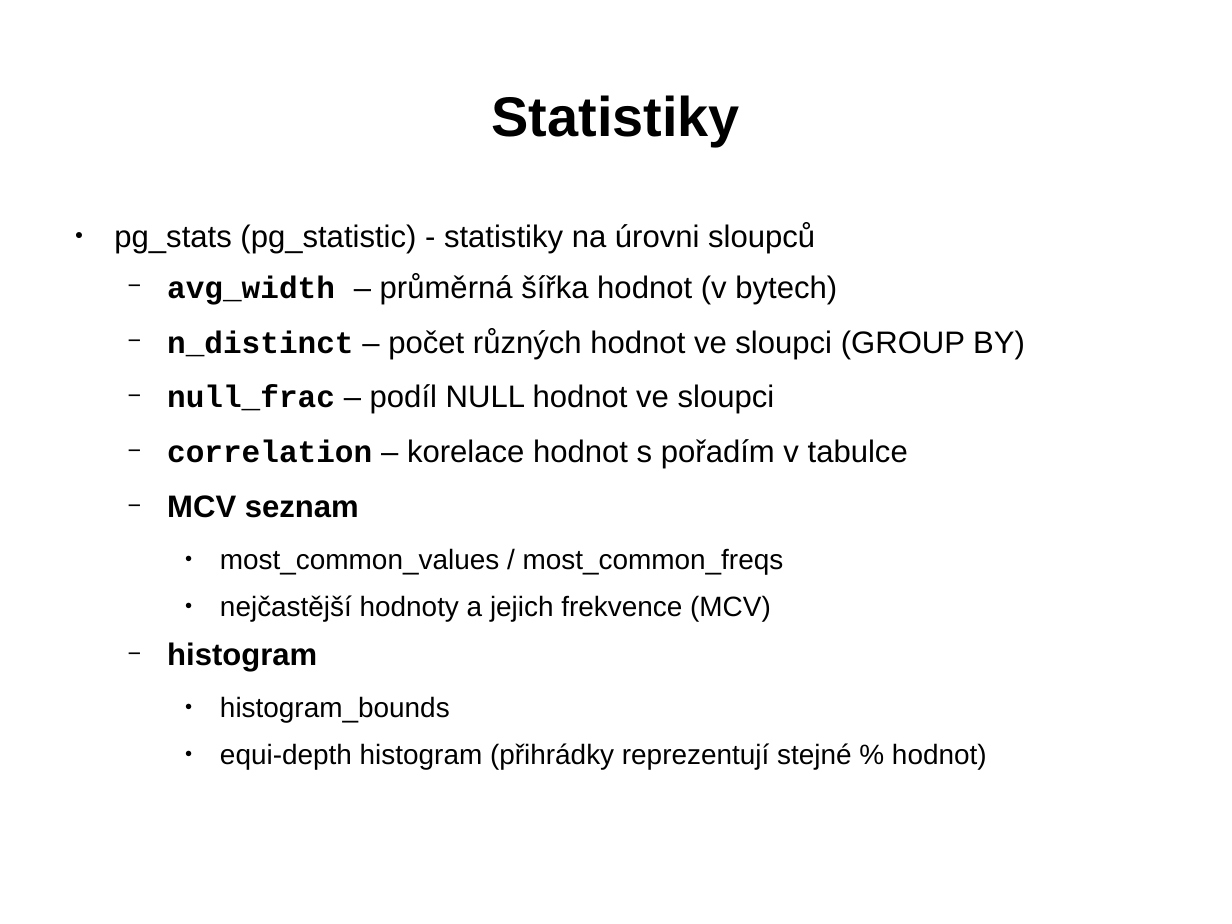
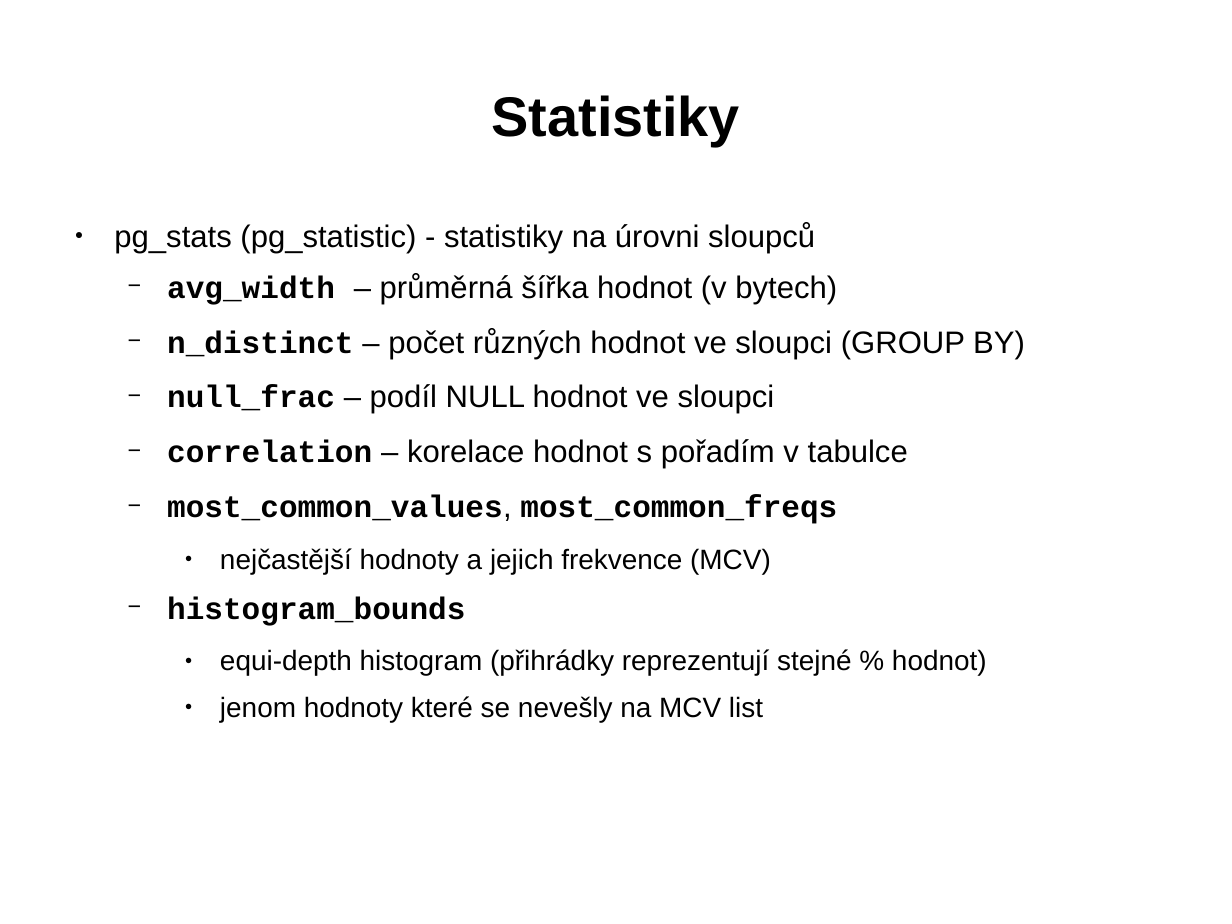
Before and after one commit to tvondra/explain_training, a slide deck: slide 15 of explain-training.odp (slide 17 before the commit). Drawn at 1232x924 pixels with LibreOffice and Linux fonts; fonts in the diff are those of the drawing. Boxes give left, top, right and bottom in pixels: in the first picture for what was removed or moved away, otherwise in the second. Text is boxed around its words. In the diff, an @@ line names an element or a change of style, - is before the commit and + after.

```diff
--- a/explain-training.odp
+++ b/explain-training.odp
@@ text at bbox=[167, 495, 837, 524]: text changed; size 18 to 20 pt; font Arial to Courier New; bold on @@
-  − MCV seznam
-    ● most_common_values / most_common_freqs
+  − most_common_values, most_common_freqs
@@ text at bbox=[167, 596, 465, 626]: size 18 to 20 pt, font Arial to Courier New, bold on in "histogram_bounds"; bullet ● to −; list level 3 to 2 in "histogram_bounds" @@
@@ text at bbox=[167, 642, 317, 672]: paragraph removed @@
-  − histogram
@@ text at bbox=[220, 696, 763, 722]: paragraph added @@
+    ● jenom hodnoty které se nevešly na MCV list
```
Also in this commit, not shown: 17 other slides changed, 6 slides removed, 14 other files.
